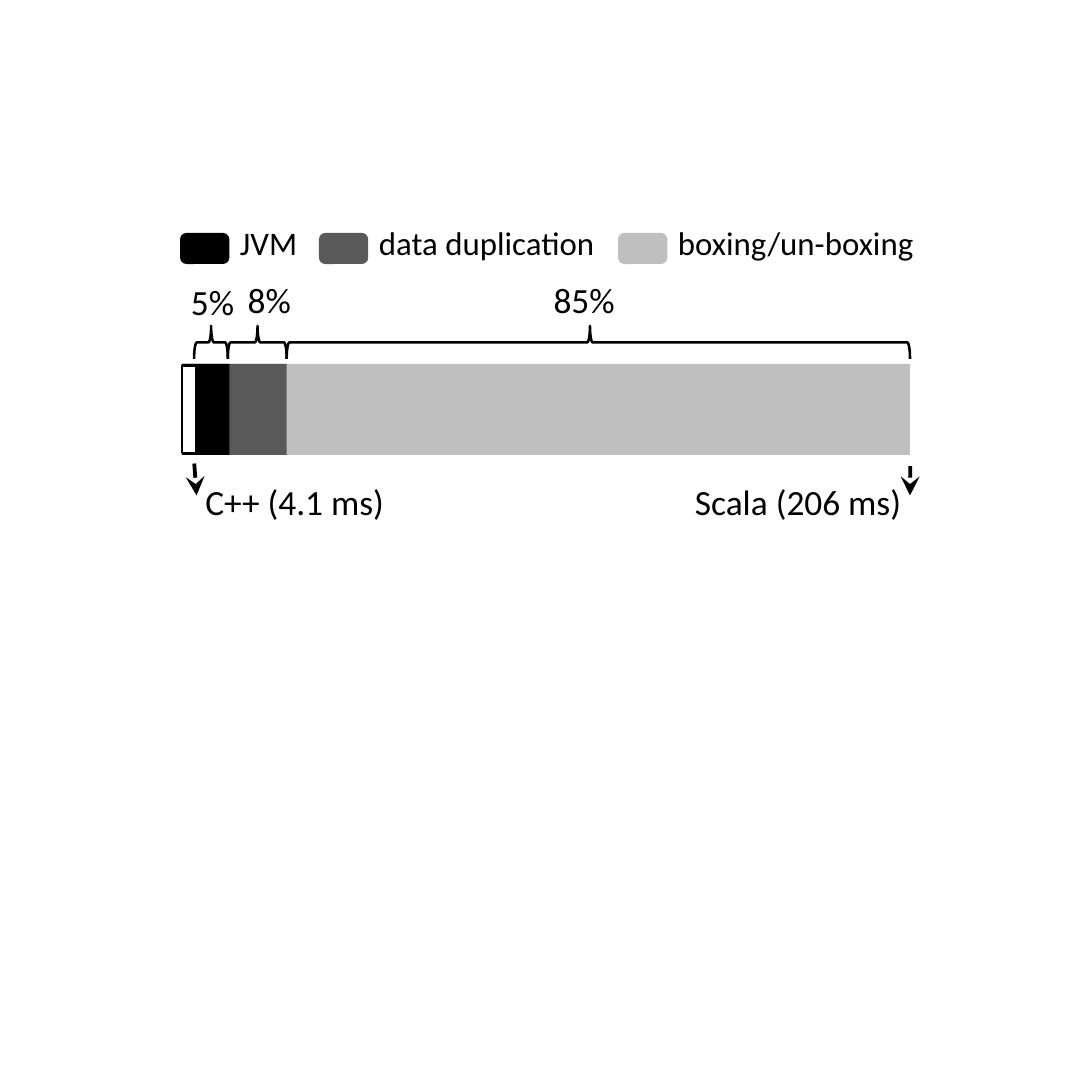
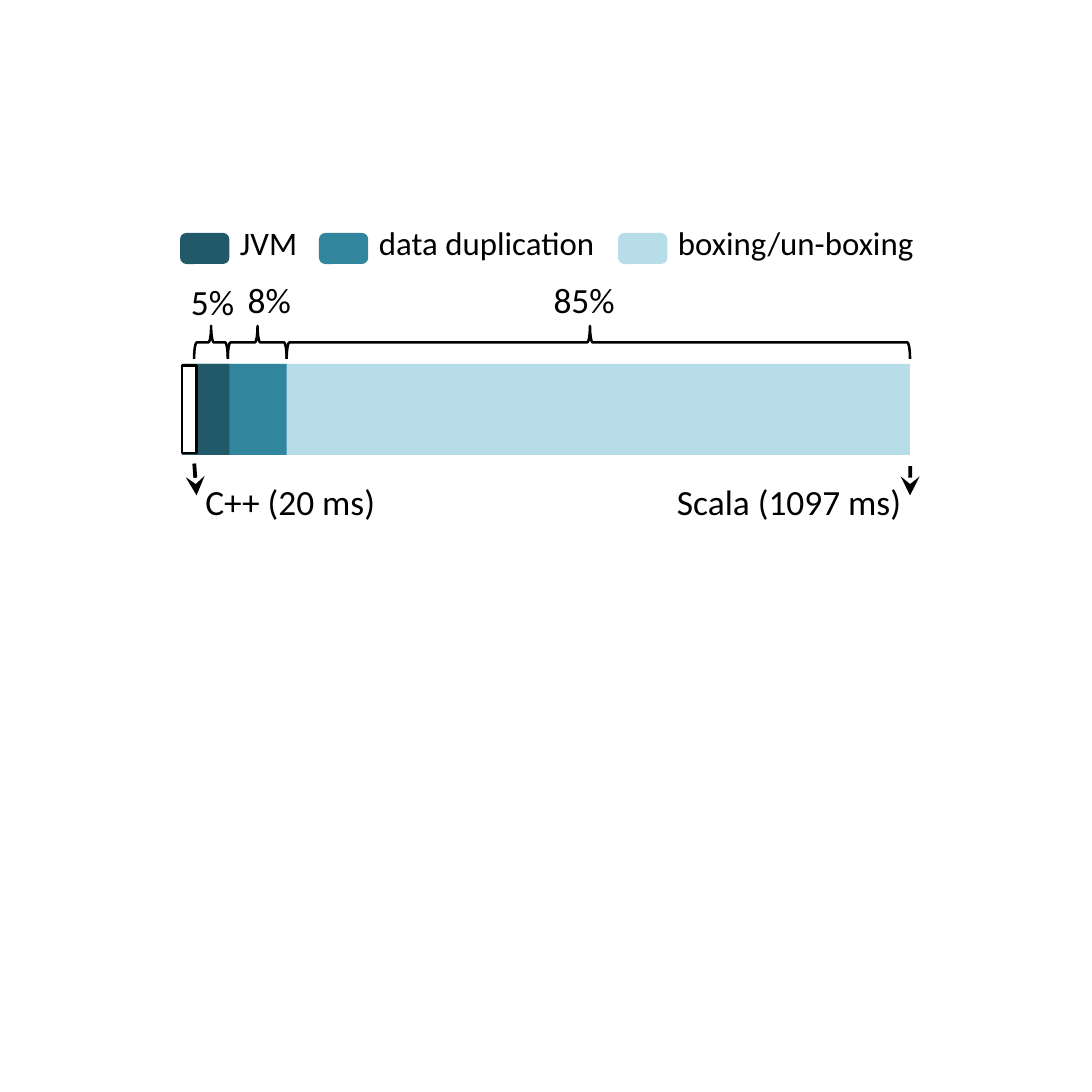
Before and after one commit to omidm/nimbus-site, a slide deck: slide 5 of src/drawings.pptx. Drawn at 1092x1092 pixels with LibreOffice and Linux fonts; fonts in the diff are those of the drawing. Boxes give left, top, right and bottom in pixels: in the first picture for what was removed or moved away, otherwise in the second. Text is boxed around its words. In the diff, an @@ line names an element or a change of style, - is before the commit and + after.

```diff
--- a/src/drawings.pptx
+++ b/src/drawings.pptx
@@ rounded rectangle at (x1=182, y1=235, x2=228, y2=262): fill #000000 to #215968; outline #000000 3 pt to #215968 3 pt @@
@@ rounded rectangle at (x1=321, y1=235, x2=367, y2=262): fill #595959 to #31859C; outline #595959 3 pt to #31859C 3 pt @@
@@ rounded rectangle at (x1=620, y1=235, x2=665, y2=262): fill #BFBFBF to #B7DEE8; outline #BFBFBF 3 pt to #B7DEE8 3 pt @@
@@ rectangle at (x1=182, y1=364, x2=910, y2=455): fill #BFBFBF to #B7DEE8 @@
@@ rectangle at (x1=182, y1=364, x2=287, y2=455): fill #595959 to #31859C @@
@@ rectangle at (x1=182, y1=364, x2=229, y2=455): fill #000000 to #215968 @@
@@ text at (x1=205, y1=489, x2=375, y2=520): text changed @@
-C++ (4.1 ms)
+C++ (20 ms)
@@ text at (x1=677, y1=489, x2=901, y2=520): text changed @@
-Scala (206 ms)
+Scala (1097 ms)
```
Also in this commit, not shown: 1 slide added, 8 other files.
